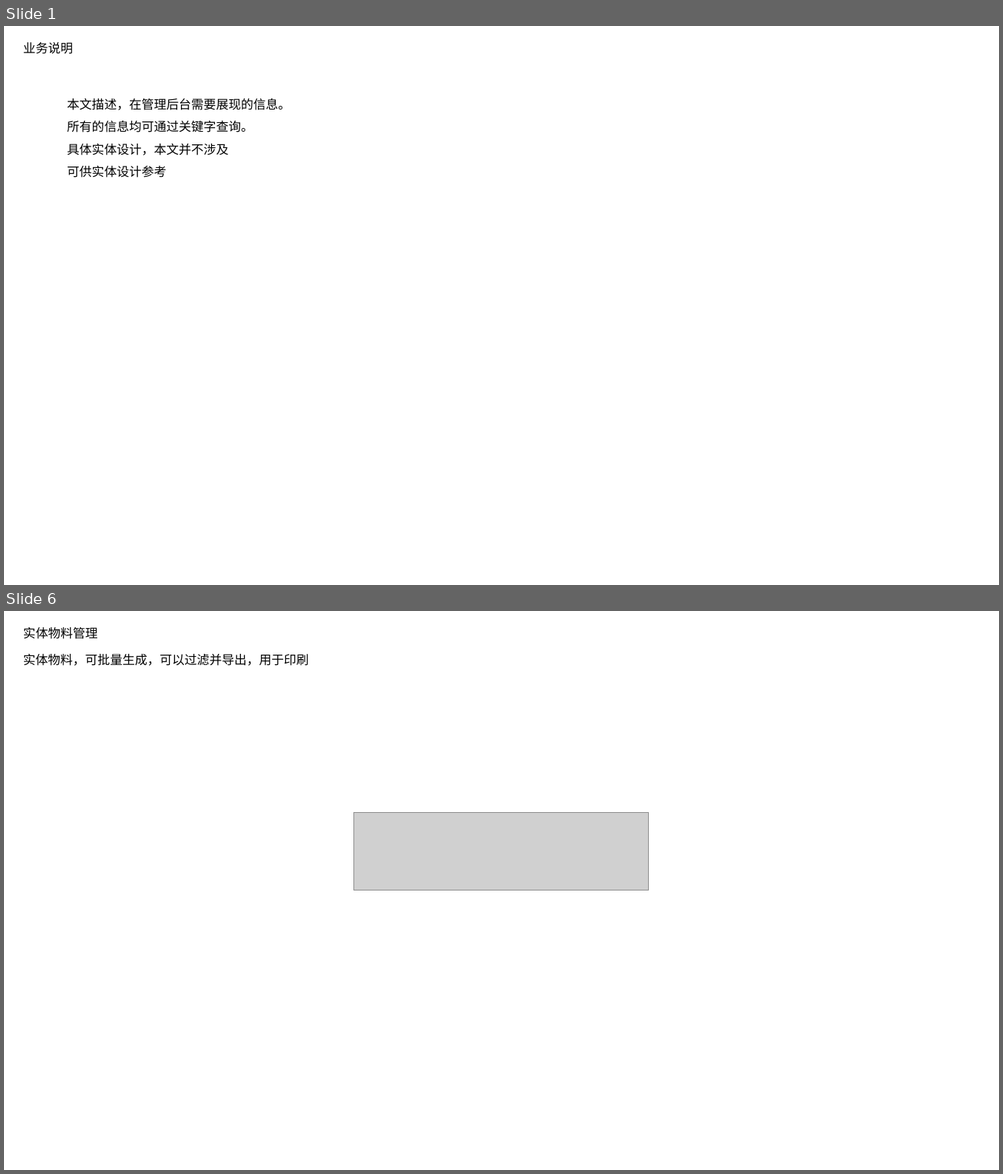
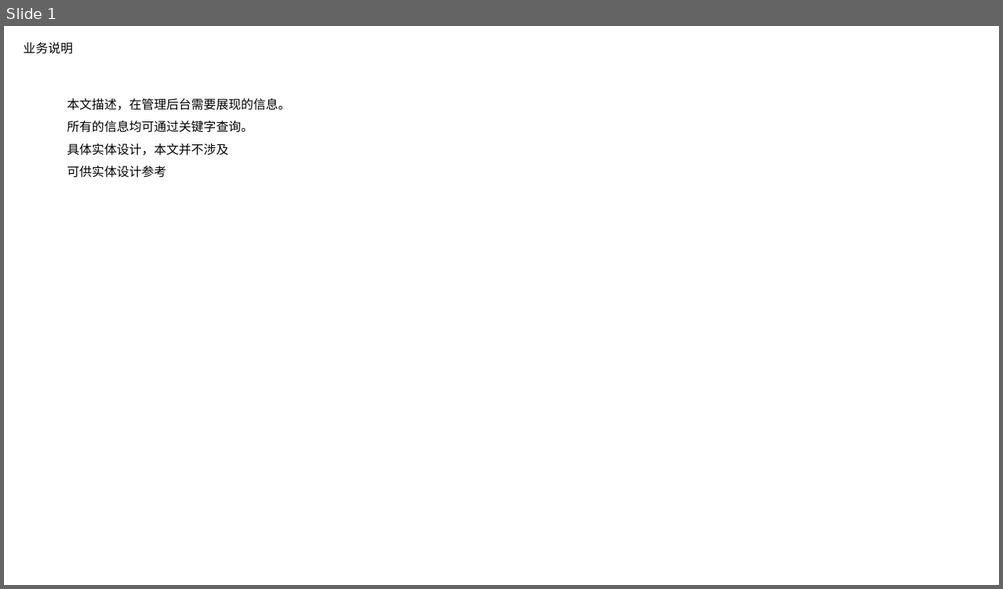
Before and after one commit to nixiaobing/kindpetro, a slide deck: product/扫码挪车/挪车产品设计-admin-陆陆畅版本.pptx. Shown one above the other, each under a label of ours: slides 1 and 6 before the commit, slide 1 after it; the slides between them are not shown. The pictures are 1003x1174 and 1003x589 pixels, drawn with LibreOffice and Linux fonts; fonts in the diff are those of the drawing; grey boxes stand for pictures. Boxes give left, top, right and bottom in pixels: in the first picture for what was removed or moved away, otherwise in the second. Text is boxed around its words. In the diff, an @@ line names an element or a change of style, - is before the commit and + after.

```diff
--- a/product/扫码挪车/挪车产品设计-admin-陆陆畅版本.pptx
+++ b/product/扫码挪车/挪车产品设计-admin-陆陆畅版本.pptx
@@ slide 6 removed at [4, 611, 999, 1170], background #FFFFFF @@
@@ title removed at [23, 627, 98, 639] @@
-实体物料管理
@@ text removed at [23, 654, 309, 666] @@
-实体物料，可批量生成，可以过滤并导出，用于印刷
@@ picture removed at [354, 812, 649, 891] @@
```
Also in this commit, not shown: 7 slides added, 4 other slides removed, 3 other files.
